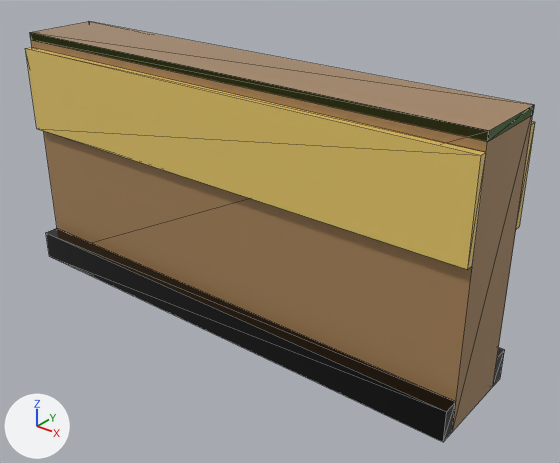
Renders of the glTF model assets/managed-models/mill-interior/partition/partition.glb from each side of a commit.
Rendered twice from a 50 mm camera at (0.894, -1.004, 0.824) aimed at (0.074, 0.021, 0.189). The lights are fixed; the arrows at lower left show +X, +Y and +Z. The first picture is the older version. Mesh edges are drawn as thin lines. Vertices at exactly the same position are counted once.

Objects in the first picture: 'partition'.
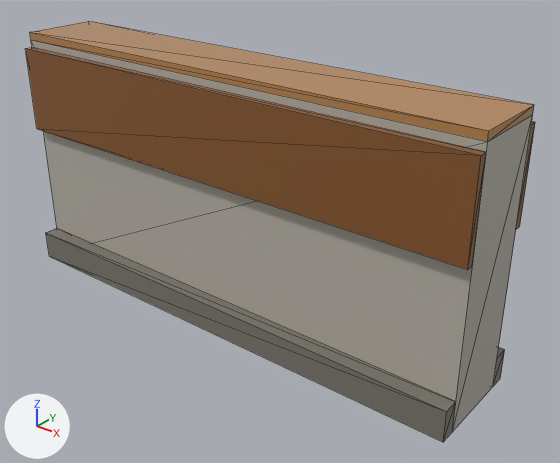
Boxes (x1, y1, x2, y2) around the edits, measured in the pictures (560 x 463 px; the box of a moved part takes in the faces that stretch with it):
part 1 of me_partition, moved or reshaped: (30, 21, 534, 432) in both
part 2 of me_partition, surface changed: (26, 22, 535, 442) in both

What the commit changed:
me_partition has 40 vertices, 70 faces and spans x -0.5..0.5, y -0.105..0.105, z 0.0..0.5.
me_partition is used by ob_partition; location (0.0, 0.0, 0.0).
Before the commit, vertices of me_partition: 4 (-0.5, -0.075, 0.5) at pixel (29, 32), 5 (0.5, -0.075, 0.5) at pixel (488, 130), 6 (0.5, 0.075, 0.5) at pixel (534, 104), 7 (-0.5, 0.075, 0.5) at pixel (88, 21), 8 (-0.5, -0.075, 0.485) at pixel (30, 39).
Before the commit, vertices of me_partition: 9 (0.5, -0.075, 0.485) at pixel (487, 141), 10 (0.5, 0.075, 0.485) at pixel (532, 114), 11 (-0.5, 0.075, 0.485).
Part 1, on me_partition:
Vertices 4 to 7 of me_partition move by (0.0, 0.0, -0.015).
Vertices 8 to 11 of me_partition move by (0.0, 0.0, 0.015).
me_partition part 2: 62 kept faces spanning x -0.5..0.5, y -0.105..0.105, z 0.0..0.5 get new texture (UV) coordinates.
